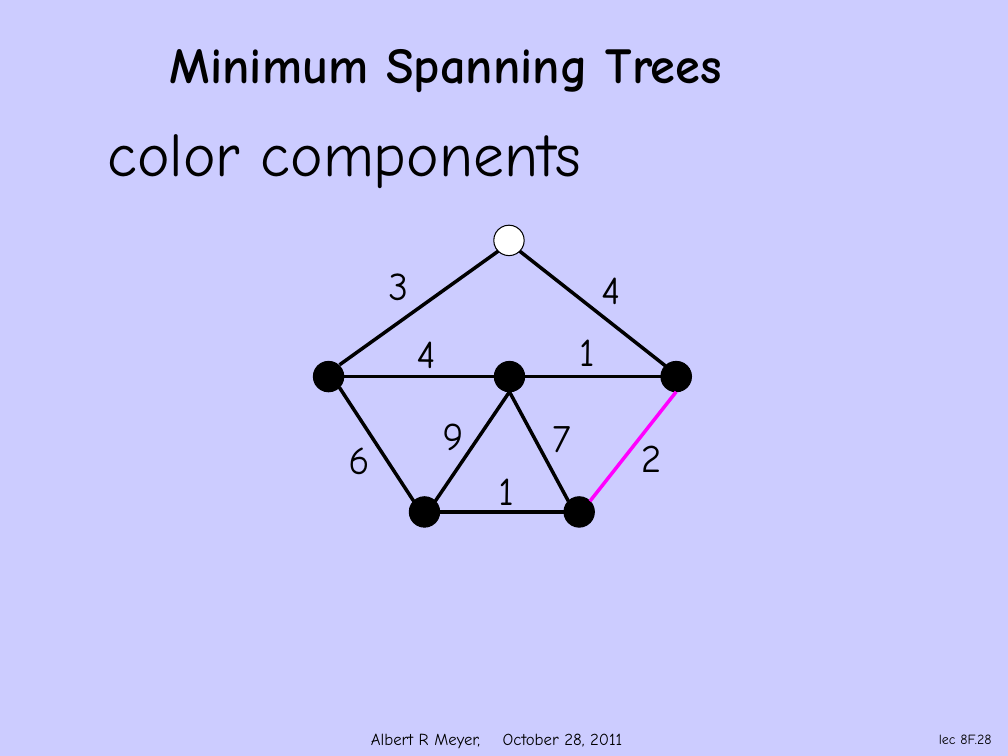
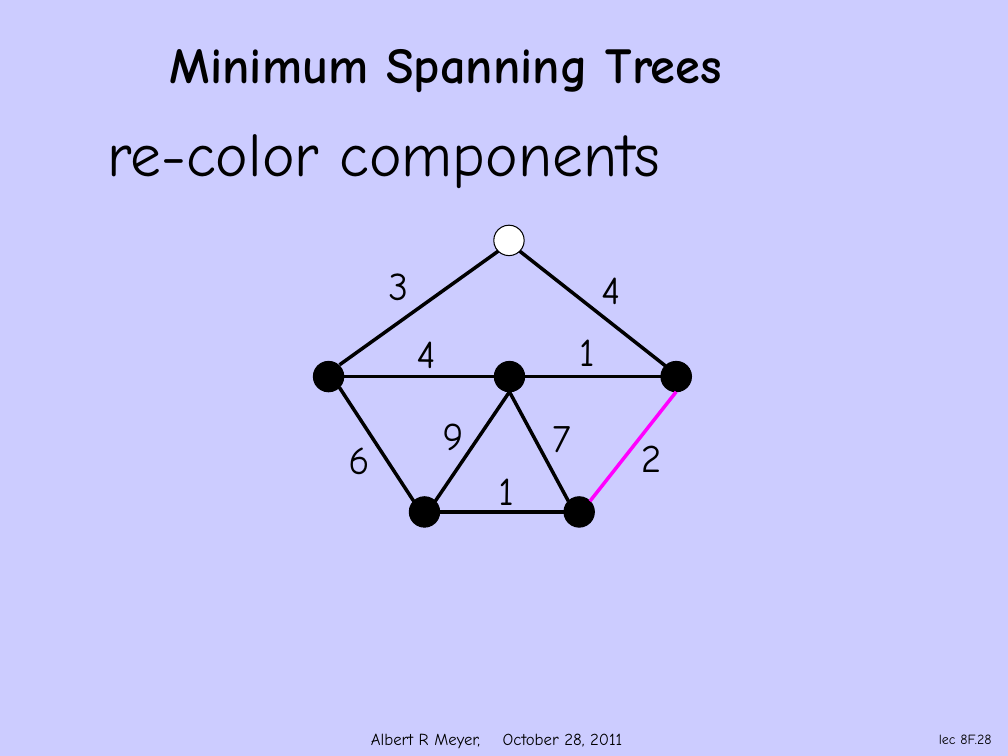
Before and after one commit to armeyer/mcs_web, a slide deck: slide 28 of fall11/slidesF11/slides9m.pptx. Drawn at 1008x756 pixels with LibreOffice and Linux fonts; fonts in the diff are those of the drawing; background and template pictures are left out. Boxes give left, top, right and bottom in pixels: in the first picture for what was removed or moved away, otherwise in the second. Text is boxed around its words. In the diff, an @@ line names an element or a change of style, - is before the commit and + after.

```diff
--- a/fall11/slidesF11/slides9m.pptx
+++ b/fall11/slidesF11/slides9m.pptx
@@ text at (107, 134, 661, 188): text changed @@
-color components
+re-color components
```
Also in this commit, not shown: 8 other files.
